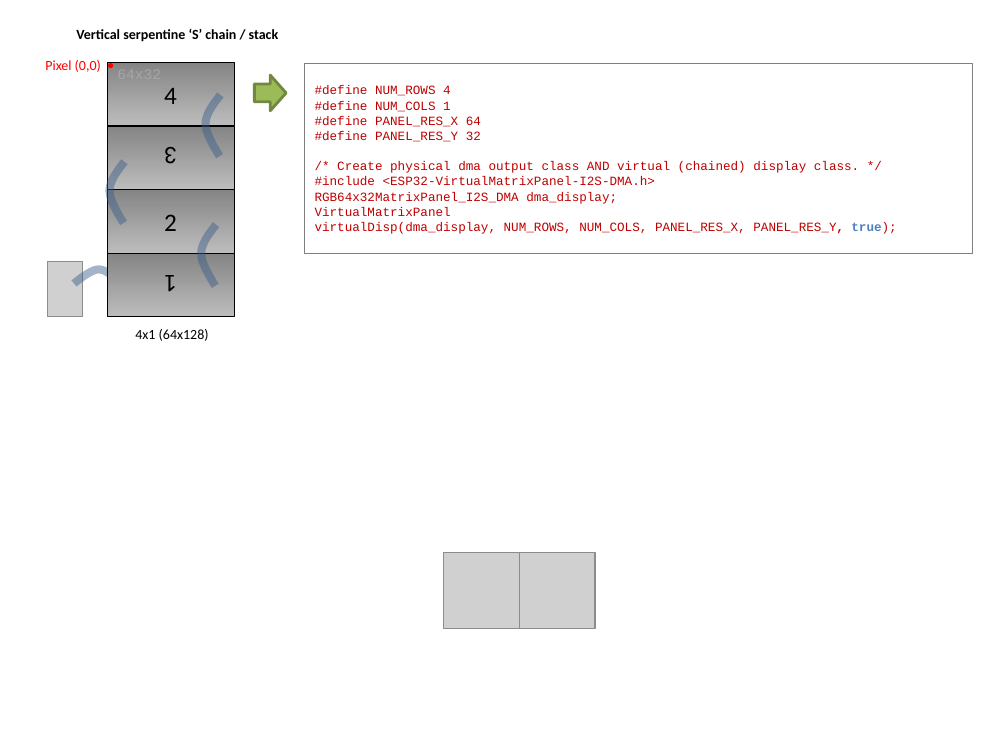
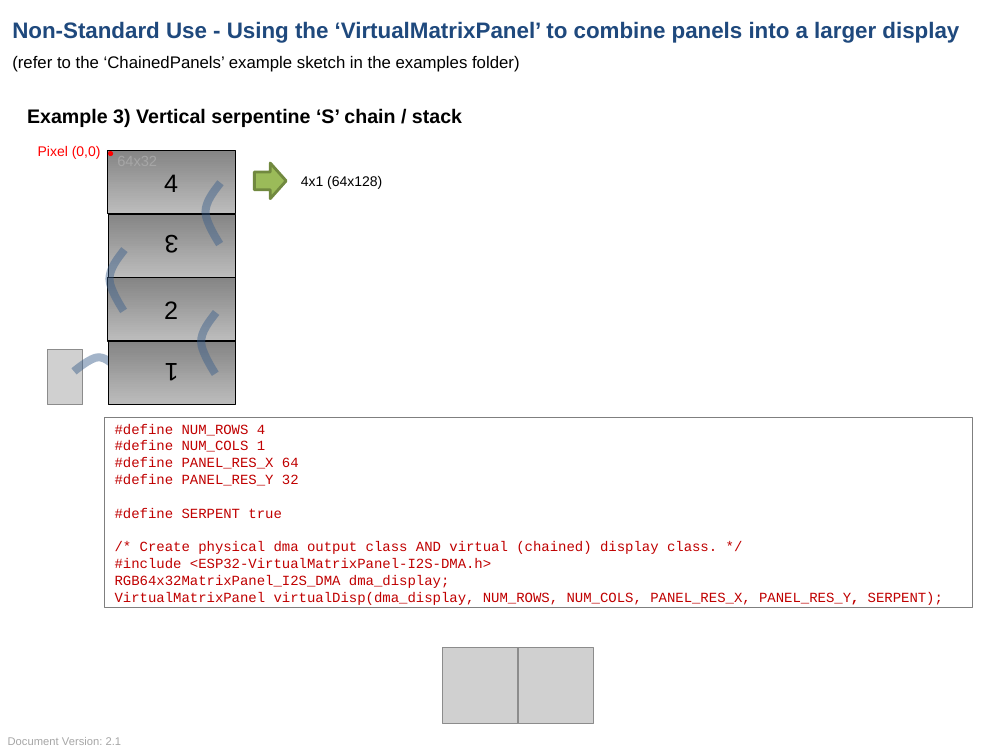
Before and after one commit to mrcodetastic/ESP32-HUB75-MatrixPanel-DMA, a slide deck: slide 3 of examples/ChainedPanels/VirtualMatrixPanel.odp (slide 2 before the commit). Drawn at 1008x756 pixels with LibreOffice and Linux fonts; fonts in the diff are those of the drawing; grey boxes stand for pictures. Boxes give left, top, right and bottom in pixels: in the first picture for what was removed or moved away, otherwise in the second. Text is boxed around its words. In the diff, an @@ line names an element or a change of style, - is before the commit and + after.

Commit message:
Documentation updates

```diff
--- a/examples/ChainedPanels/VirtualMatrixPanel.odp
+++ b/examples/ChainedPanels/VirtualMatrixPanel.odp
@@ text added at <box>12,21,959,72</box>, 16 pt, text #1F497D, bold @@
+Non-Standard Use - Using the ‘VirtualMatrixPanel’ to combine panels into a larger display
+(refer to the ‘ChainedPanels’ example sketch in the examples folder)
@@ text at <box>27,108,462,127</box>: text changed; size 10 to 14 pt; font Calibri to Arial @@
-Vertical serpentine ‘S’ chain / stack
+Example 3) Vertical serpentine ‘S’ chain / stack
@@ text "Pixel (0,0)": place and size @@
-text "Pixel (0,0)" at <box>45,60,101,72</box>
+text "Pixel (0,0)" at <box>38,146,101,159</box>
@@ 3 freeform shapes: place and size @@
-3 freeform shapes at <box>120,150,221,230</box>
+3 freeform shapes at <box>123,174,224,253</box>
@@ 3 freeform shapes: place and size @@
-3 freeform shapes at <box>107,64,285,253</box>
+3 freeform shapes at <box>108,151,285,341</box>
@@ font Calibri to Arial in 6 elements at <box>108,214,235,277</box>, <box>108,150,236,214</box>, <box>108,277,236,341</box>, <box>108,342,235,405</box>, <box>38,146,101,159</box>, <box>301,176,382,189</box> @@
@@ text "4x1 (64x128)": place and size @@
-text "4x1 (64x128)" at <box>135,329,209,341</box>
+text "4x1 (64x128)" at <box>301,176,382,189</box>
@@ freeform shape: place and size @@
-freeform shape at <box>202,225,217,286</box>
+freeform shape at <box>206,182,221,244</box>
@@ 5 freeform shapes, 1 picture: place and size @@
-5 freeform shapes, 1 picture at <box>47,62,234,318</box>
+5 freeform shapes, 1 picture at <box>47,150,236,405</box>
@@ freeform shape: place and size @@
-freeform shape at <box>206,95,221,156</box>
+freeform shape at <box>202,312,217,374</box>
@@ 3 freeform shapes: place and size @@
-3 freeform shapes at <box>119,214,218,292</box>
+3 freeform shapes at <box>120,239,218,318</box>
@@ freeform shape: place and size @@
-freeform shape at <box>123,87,128,102</box>
+freeform shape at <box>119,365,124,380</box>
@@ freeform shape: place and size @@
-freeform shape at <box>219,87,224,102</box>
+freeform shape at <box>213,365,218,380</box>
@@ freeform shape "#define NUM_ROWS 4": place and size @@
-freeform shape "#define NUM_ROWS 4" at <box>304,64,972,253</box>
+freeform shape "#define NUM_ROWS 4" at <box>105,417,973,607</box>
@@ text in freeform shape at <box>115,424,717,588</box>: size 9 to 10 pt in "#define NUM_ROWS 4", "#define NUM_COLS 1 #define PANEL_RES_X 64 #define ...", "/* Create physical dma output class AND ...", "#include <ESP32-VirtualMatrixPanel-I2S-DMA.h>" and 1 more places @@
@@ text in freeform shape at <box>115,508,282,518</box>: paragraph added @@
+#define SERPENT true
@@ text in freeform shape at <box>115,592,943,605</box>: text changed; size 9 to 10 pt @@
-VirtualMatrixPanel virtualDisp(dma_display, NUM_ROWS, NUM_COLS, PANEL_RES_X, PANEL_RES_Y, true);
+VirtualMatrixPanel virtualDisp(dma_display, NUM_ROWS, NUM_COLS, PANEL_RES_X, PANEL_RES_Y, SERPENT);
@@ picture: place and size @@
-picture at <box>444,552,519,628</box>
+picture at <box>443,648,518,724</box>
@@ picture: place and size @@
-picture at <box>519,552,595,628</box>
+picture at <box>518,648,594,724</box>
@@ text added at <box>8,737,122,745</box>, 8 pt, text #A6A6A6 @@
+Document Version: 2.1
```
Also in this commit, not shown: 1 other slide changed, 1 slide added, 3 other files.
